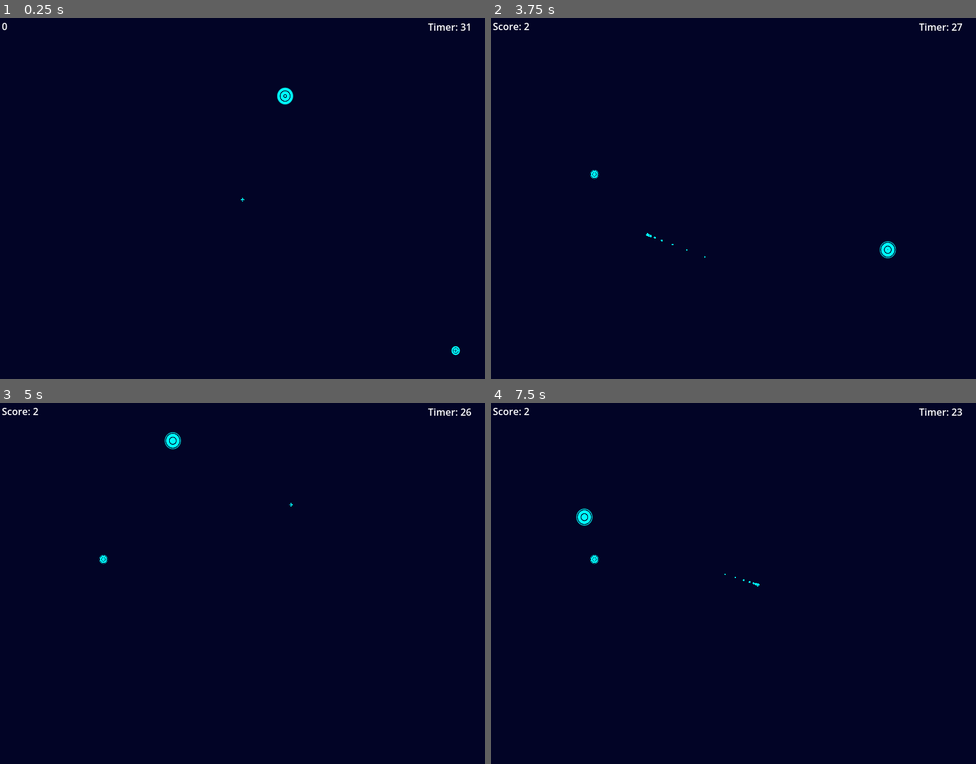
Above: before the commit, frames 1-4 (two rows, left to right).
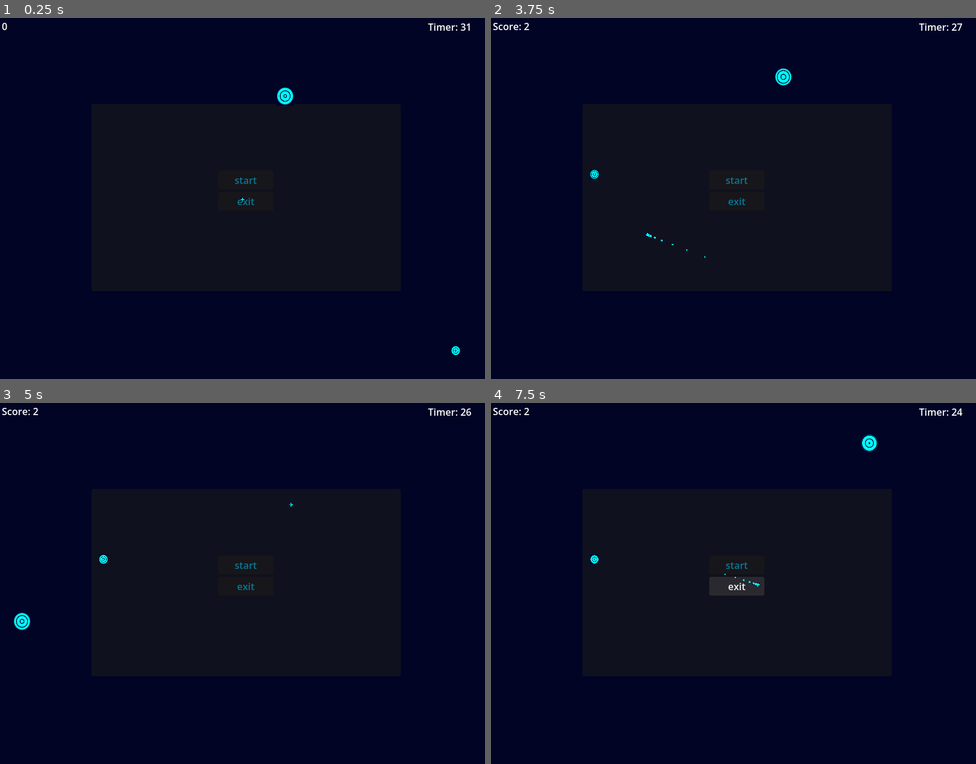
Above: after the commit, the same moments.

Repository: beki-github/speed-click
Game: Godot game, scene res://scenes/game.tscn
The game is run twice, just before and just after one commit, with the same random seed, the same clock (stepped at 60 frames per second) and the same inputs.
Inputs (mouse positions are in pixels of both pictures, inside the frame that each line leads up to):
- Up to frame 1 (0.25 s): no input
- Up to frame 2 (3.75 s): click (738, 180) at 0.5 s, where only the run after the commit has a clickable "start"; click (738, 180) at 1.25 s, where only the run after the commit has a clickable "start"; click (738, 180) at 2 s, where only the run after the commit has a clickable "start"; move the mouse to (946, 350) at 2.77 s; move the mouse to (646, 234) at 3.52 s
- Up to frame 3 (5 s): move the mouse to (291, 504) at 4.27 s
- Up to frame 4 (7.5 s): move the mouse to (709, 655) at 5.02 s; move the mouse to (879, 637) at 5.77 s; move the mouse to (588, 529) at 6.52 s; move the mouse to (757, 583) at 7.27 s

The runs differ from the first frame. In frame 1, less than 0.1% of the frame differs, in the area x 48-53%, y 44-52%; in frame 2, 0.3%; in frame 3, 0.3%; in frame 4, 0.9%, in the area x 17-98%, y 1-54%.

Commit message:
added a start menu

Diff:
--- a/scenes/game.tscn
+++ b/scenes/game.tscn
@@ -2,6 +2,7 @@
 
 [ext_resource type="Script" uid="uid://bqxpc045y286c" path="res://scripts/game.gd" id="1_yqjtg"]
 [ext_resource type="Shader" uid="uid://c3sskalw6a0ys" path="res://shaders/game.gdshader" id="2_yqjtg"]
+[ext_resource type="PackedScene" uid="uid://dviuxbkuay6r8" path="res://scenes/start_menu.tscn" id="4_iywne"]
 [ext_resource type="PackedScene" uid="uid://dlfk5rc07fj20" path="res://scenes/walls.tscn" id="4_lbhrr"]
 
 [sub_resource type="ShaderMaterial" id="ShaderMaterial_lnu2h"]
@@ -41,4 +42,6 @@
 [node name="walls" parent="." unique_id=1904335899 instance=ExtResource("4_lbhrr")]
 position = Vector2(-404, -298)
 
+[node name="Panel" parent="." unique_id=649730285 instance=ExtResource("4_iywne")]
+
 [connection signal="timeout" from="Timer" to="." method="_on_timer_timeout"]
--- /dev/null
+++ b/scenes/start_menu.tscn
@@ -0,0 +1,38 @@
+[gd_scene format=3 uid="uid://dviuxbkuay6r8"]
+
+[node name="Panel" type="Panel" unique_id=649730285]
+anchors_preset = 8
+anchor_left = 0.5
+anchor_top = 0.5
+anchor_right = 0.5
+anchor_bottom = 0.5
+offset_left = -255.0
+offset_top = -154.5
+offset_right = 255.0
+offset_bottom = 154.5
+grow_horizontal = 2
+grow_vertical = 2
+
+[node name="VBoxContainer" type="VBoxContainer" parent="." unique_id=676129784]
+layout_mode = 1
+anchors_preset = 8
+anchor_left = 0.5
+anchor_top = 0.5
+anchor_right = 0.5
+anchor_bottom = 0.5
+offset_left = -45.75
+offset_top = -44.5
+offset_right = 45.75
+offset_bottom = 44.5
+grow_horizontal = 2
+grow_vertical = 2
+
+[node name="Button" type="Button" parent="VBoxContainer" unique_id=252608233]
+layout_mode = 2
+theme_override_colors/font_color = Color(0.039215688, 0.46666667, 0.57254905, 1)
+text = "start"
+
+[node name="Button2" type="Button" parent="VBoxContainer" unique_id=1495720439]
+layout_mode = 2
+theme_override_colors/font_color = Color(0.039215688, 0.46666667, 0.57254905, 1)
+text = "exit"
--- a/scripts/game.gd
+++ b/scripts/game.gd
@@ -78,6 +78,7 @@
 		print("the tail is fucked up")
 
 func on_ball_cleared():
+	freeze_time(0.25)
 	spawn_ball()
 
 func _on_circle_cleared():
@@ -95,3 +96,7 @@
 	Input.set_mouse_mode(Input.MOUSE_MODE_VISIBLE)
 	game_running = false
 	Game_over_box()
+func freeze_time(duration: float = 1.0):
+	Engine.time_scale = 0.0
+	await get_tree().create_timer(duration, true, false, true).timeout
+	Engine.time_scale = 1.0
